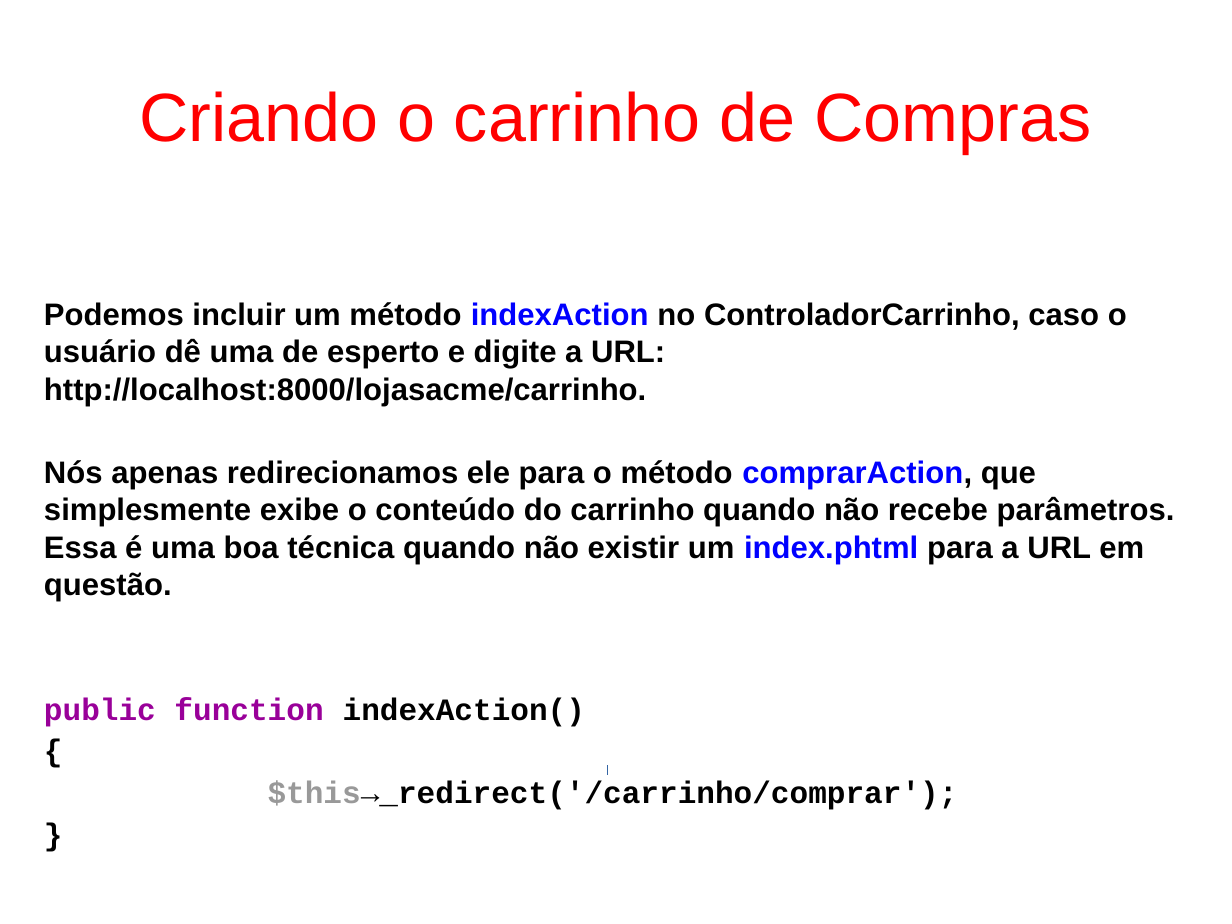
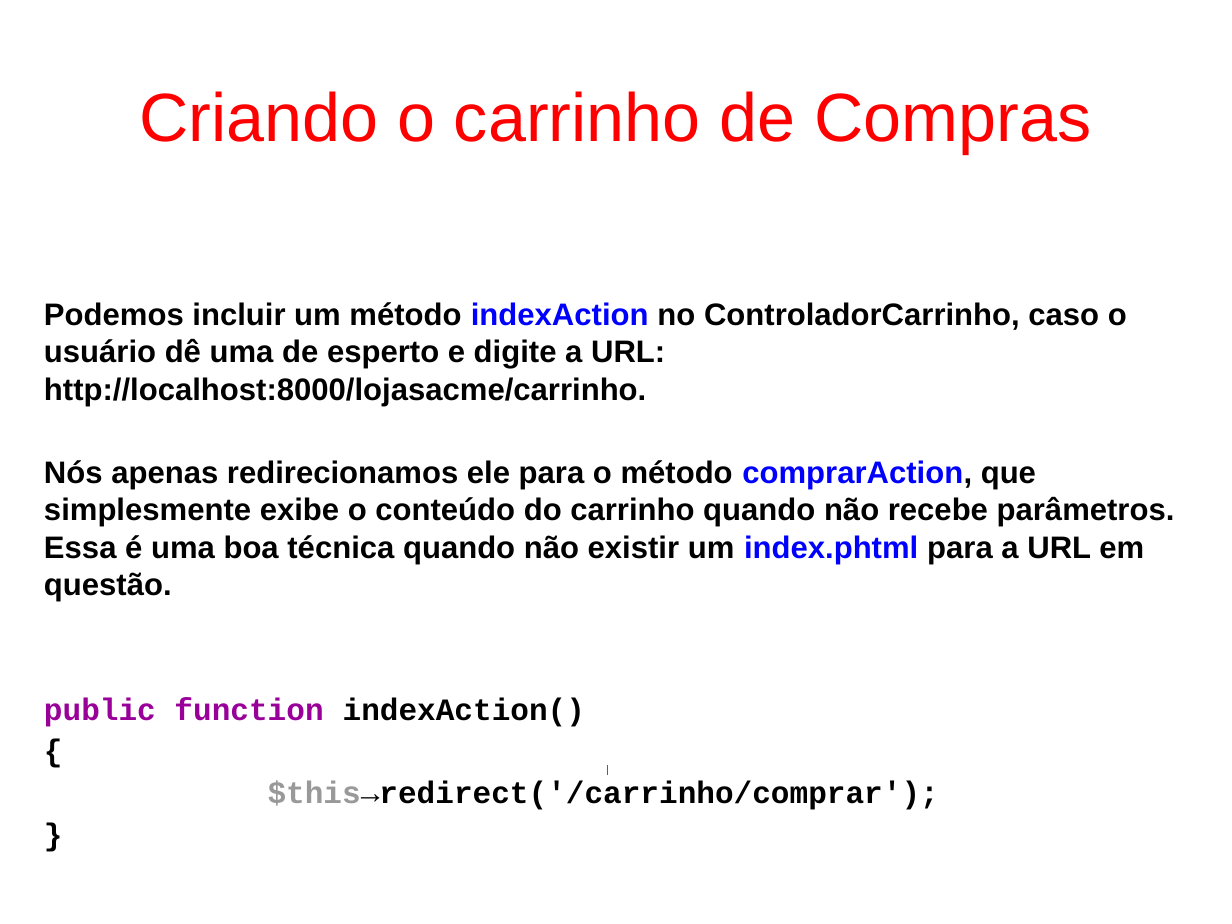
Before and after one commit to fgsl/lojasacme, a slide deck: slide 91 of docs/tutorial.odp. Drawn at 1232x924 pixels with LibreOffice and Linux fonts; fonts in the diff are those of the drawing. Boxes give left, top, right and bottom in pixels: in the first picture for what was removed or moved away, otherwise in the second. Text is boxed around its words. In the diff, an @@ line names an element or a change of style, - is before the commit and + after.

```diff
--- a/docs/tutorial.odp
+++ b/docs/tutorial.odp
@@ text at [268, 781, 939, 810]: text changed @@
-$this→_redirect('/carrinho/comprar');
+$this→redirect('/carrinho/comprar');
```
Also in this commit, not shown: 1 other slide changed, 1 other file.
